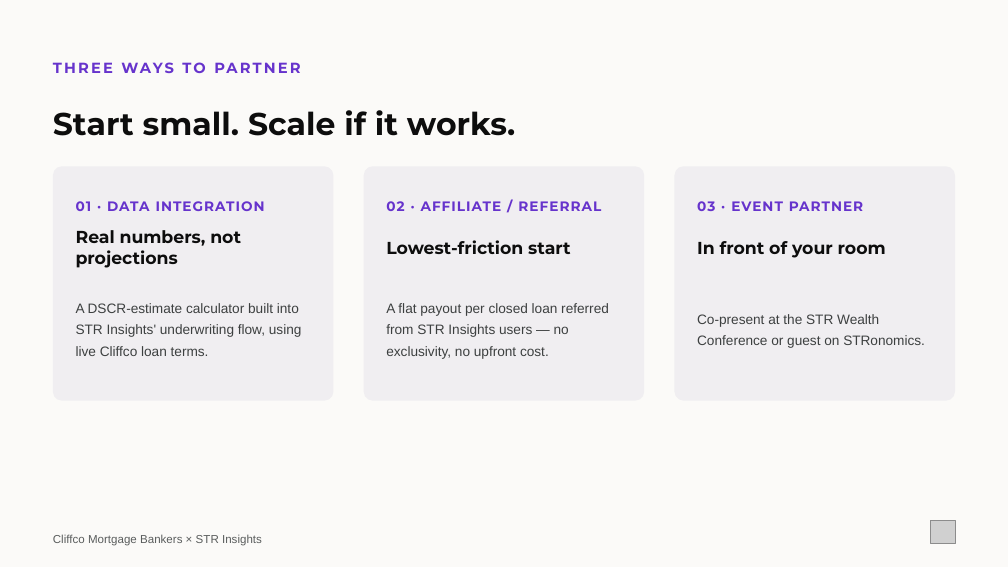
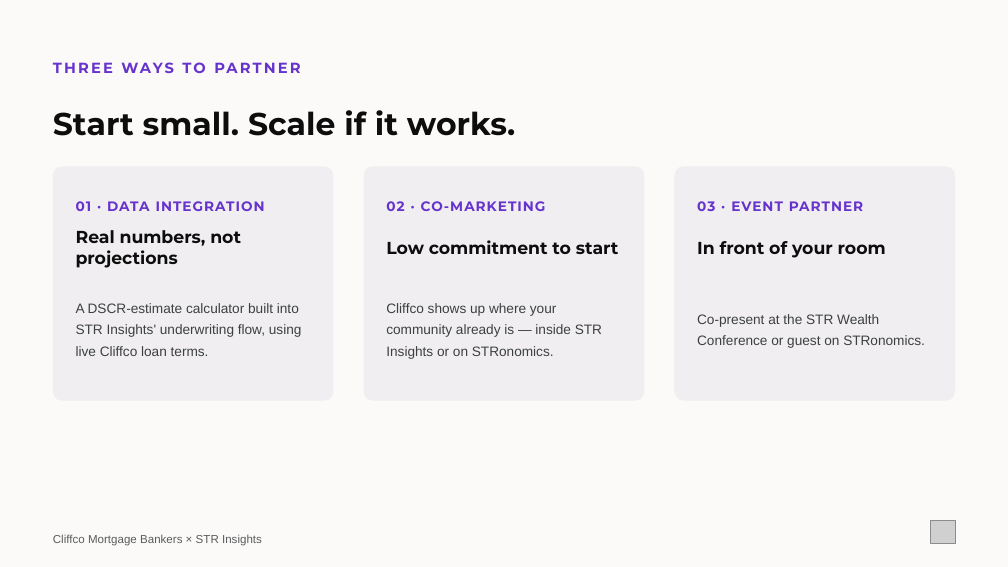
Before and after one commit to loganlevy1/STR, a slide deck: slide 8 of outreach/pitch-decks/cliffco-kenny-bedwell-partnership.pptx. Drawn at 1008x567 pixels with LibreOffice and Linux fonts; fonts in the diff are those of the drawing; grey boxes stand for pictures. Boxes give left, top, right and bottom in pixels: in the first picture for what was removed or moved away, otherwise in the second. Text is boxed around its words. In the diff, an @@ line names an element or a change of style, - is before the commit and + after.

```diff
--- a/outreach/pitch-decks/cliffco-kenny-bedwell-partnership.pptx
+++ b/outreach/pitch-decks/cliffco-kenny-bedwell-partnership.pptx
@@ text at (386, 201, 546, 211): text changed @@
-02 · AFFILIATE / REFERRAL
+02 · CO-MARKETING
@@ text at (386, 240, 619, 254): text changed @@
-Lowest-friction start
+Low commitment to start
@@ text at (386, 303, 602, 359): text changed @@
-A flat payout per closed loan referred from STR Insights users — no exclusivity, no upfront cost.
+Cliffco shows up where your community already is — inside STR Insights or on STRonomics.
```
Also in this commit, not shown: 1 other slide changed, 3 other files.
